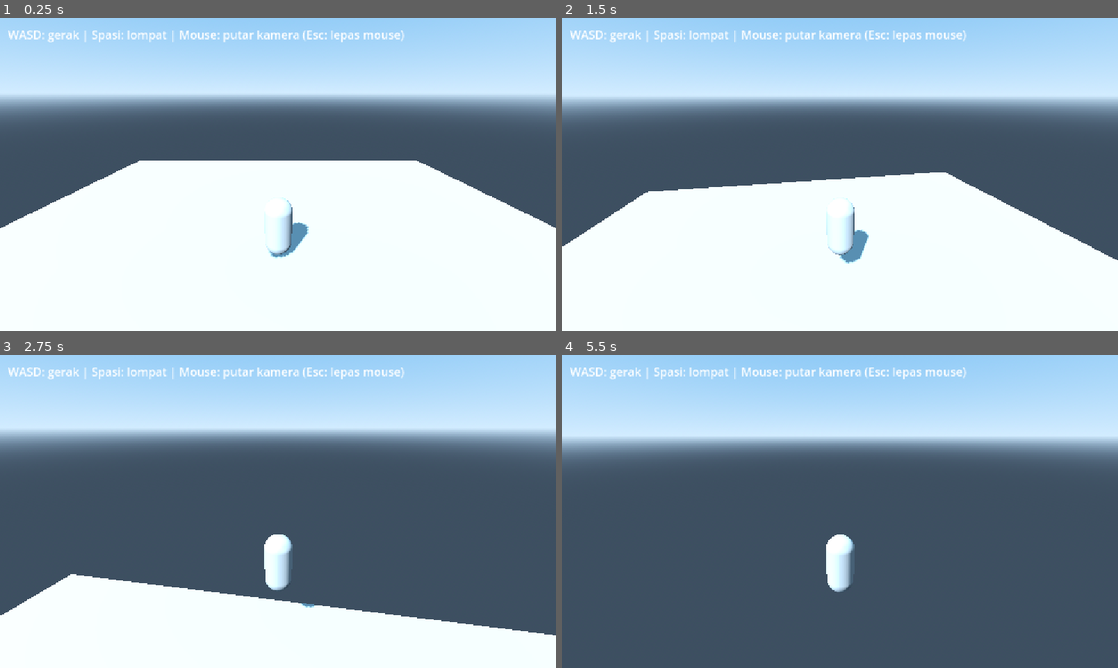
Above: before the commit, frames 1-4 (two rows, left to right).
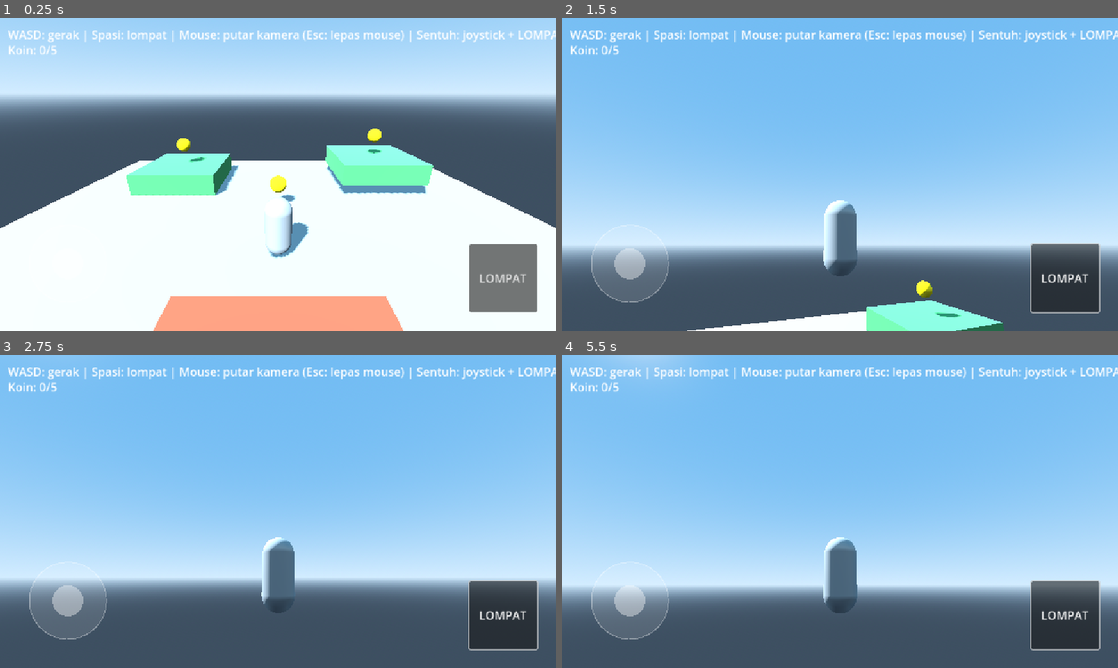
Above: after the commit, the same moments.

Repository: Zehna/godot-stater
Game: Godot game, scene res://scenes/main.tscn
Same seed, same stepped clock (60 frames per second), same inputs: the game is played once before the commit and once after it.
Inputs (mouse positions are in pixels of both pictures, inside the frame that each line leads up to):
- Up to frame 1 (0.25 s): no input
- Up to frame 2 (1.5 s): click (1062, 277) at 0.5 s, where only the run after the commit has a clickable "LOMPAT"; move the mouse to (867, 174) at 1.27 s; hold Up (move_forward) from 1.28 s (still down); tap Space (jump) at 1.35 s; click (867, 174) at 1.42 s
- Up to frame 3 (2.75 s): keep holding Up (move_forward); tap Space (jump) at 1.52, 1.82, 2.1, 2.27, 2.57 s; move the mouse to (250, 511) at 2.02 s; click (250, 511) at 2.17 s
- Up to frame 4 (5.5 s): keep holding Up (move_forward); move the mouse to (851, 505) at 2.77 s; tap Space (jump) at 2.85, 3.6, 3.77, 4.07, 4.35, 4.52, 4.82, 5, 5.1, 5.27 s; click (851, 505) at 2.92 s; move the mouse to (834, 517) at 3.52 s; click (834, 517) at 3.67 s; tap Enter at 4.25 s; move the mouse to (878, 514) at 4.27 s; click (878, 514) at 4.42 s; move the mouse to (795, 508) at 5.02 s; click (795, 508) at 5.17 s

The runs differ from the first frame. In frame 1, 13% of the frame differs, in the area x 1-100%, y 4-100%; in frame 2, 98%, in the area x 0-100%, y 0-100%; in frame 3, 96%; in frame 4, 80%.

Commit message:
feat: add coins, enemy, platforms and virtual joystick

Diff:
--- a/scenes/main.tscn
+++ b/scenes/main.tscn
@@ -1,7 +1,10 @@
-[gd_scene load_steps=9 format=3]
+[gd_scene load_steps=24 format=3]
 
 [ext_resource type="Script" path="res://scripts/main.gd" id="1"]
 [ext_resource type="Script" path="res://scripts/player.gd" id="2"]
+[ext_resource type="Script" path="res://scripts/coin.gd" id="3"]
+[ext_resource type="Script" path="res://scripts/enemy.gd" id="4"]
+[ext_resource type="Script" path="res://scripts/virtual_joystick.gd" id="5"]
 
 [sub_resource type="ProceduralSkyMaterial" id="ProceduralSkyMaterial_1"]
 sky_top_color = Color(0.35, 0.6, 0.9, 1)
@@ -17,19 +20,60 @@
 sky = SubResource("Sky_1")
 tonemap_mode = 2
 
-[sub_resource type="BoxMesh" id="BoxMesh_1"]
+[sub_resource type="BoxMesh" id="BoxMesh_Ground"]
 size = Vector3(20, 1, 20)
 
-[sub_resource type="BoxShape3D" id="BoxShape3D_1"]
+[sub_resource type="BoxShape3D" id="BoxShape3D_Ground"]
 size = Vector3(20, 1, 20)
 
-[sub_resource type="CapsuleMesh" id="CapsuleMesh_1"]
+[sub_resource type="CapsuleMesh" id="CapsuleMesh_Player"]
 radius = 0.4
 height = 1.8
 
-[sub_resource type="CapsuleShape3D" id="CapsuleShape3D_1"]
+[sub_resource type="CapsuleShape3D" id="CapsuleShape3D_Player"]
 radius = 0.4
 height = 1.8
+
+[sub_resource type="StandardMaterial3D" id="StandardMaterial3D_Platform"]
+albedo_color = Color(0.3, 0.6, 0.35, 1)
+
+[sub_resource type="BoxMesh" id="BoxMesh_Platform"]
+material = SubResource("StandardMaterial3D_Platform")
+size = Vector3(4, 1, 4)
+
+[sub_resource type="BoxShape3D" id="BoxShape3D_Platform"]
+size = Vector3(4, 1, 4)
+
+[sub_resource type="StandardMaterial3D" id="StandardMaterial3D_Obstacle"]
+albedo_color = Color(0.7, 0.3, 0.2, 1)
+
+[sub_resource type="BoxMesh" id="BoxMesh_Obstacle"]
+material = SubResource("StandardMaterial3D_Obstacle")
+size = Vector3(4, 1, 1)
+
+[sub_resource type="BoxShape3D" id="BoxShape3D_Obstacle"]
+size = Vector3(4, 1, 1)
+
+[sub_resource type="StandardMaterial3D" id="StandardMaterial3D_Gold"]
+albedo_color = Color(1, 0.84, 0, 1)
+
+[sub_resource type="SphereMesh" id="SphereMesh_Coin"]
+material = SubResource("StandardMaterial3D_Gold")
+radius = 0.35
+height = 0.7
+
+[sub_resource type="SphereShape3D" id="SphereShape3D_Coin"]
+radius = 0.5
+
+[sub_resource type="StandardMaterial3D" id="StandardMaterial3D_Enemy"]
+albedo_color = Color(0.9, 0.2, 0.2, 1)
+
+[sub_resource type="BoxMesh" id="BoxMesh_Enemy"]
+material = SubResource("StandardMaterial3D_Enemy")
+size = Vector3(1, 1.5, 1)
+
+[sub_resource type="BoxShape3D" id="BoxShape3D_Enemy"]
+size = Vector3(1, 1.5, 1)
 
 [node name="Main" type="Node3D"]
 script = ExtResource("1")
@@ -46,20 +90,110 @@
 position = Vector3(0, -0.5, 0)
 
 [node name="MeshInstance3D" type="MeshInstance3D" parent="Ground"]
-mesh = SubResource("BoxMesh_1")
+mesh = SubResource("BoxMesh_Ground")
 
 [node name="CollisionShape3D" type="CollisionShape3D" parent="Ground"]
-shape = SubResource("BoxShape3D_1")
+shape = SubResource("BoxShape3D_Ground")
+
+[node name="Platform1" type="StaticBody3D" parent="."]
+position = Vector3(-5, 0.5, -6)
+
+[node name="MeshInstance3D" type="MeshInstance3D" parent="Platform1"]
+mesh = SubResource("BoxMesh_Platform")
+
+[node name="CollisionShape3D" type="CollisionShape3D" parent="Platform1"]
+shape = SubResource("BoxShape3D_Platform")
+
+[node name="Platform2" type="StaticBody3D" parent="."]
+position = Vector3(5, 1, -6)
+
+[node name="MeshInstance3D" type="MeshInstance3D" parent="Platform2"]
+mesh = SubResource("BoxMesh_Platform")
+
+[node name="CollisionShape3D" type="CollisionShape3D" parent="Platform2"]
+shape = SubResource("BoxShape3D_Platform")
+
+[node name="Obstacle" type="StaticBody3D" parent="."]
+position = Vector3(0, 0.5, 3)
+
+[node name="MeshInstance3D" type="MeshInstance3D" parent="Obstacle"]
+mesh = SubResource("BoxMesh_Obstacle")
+
+[node name="CollisionShape3D" type="CollisionShape3D" parent="Obstacle"]
+shape = SubResource("BoxShape3D_Obstacle")
+
+[node name="Coin1" type="Area3D" parent="."]
+position = Vector3(0, 1, -3)
+script = ExtResource("3")
+
+[node name="MeshInstance3D" type="MeshInstance3D" parent="Coin1"]
+mesh = SubResource("SphereMesh_Coin")
+
+[node name="CollisionShape3D" type="CollisionShape3D" parent="Coin1"]
+shape = SubResource("SphereShape3D_Coin")
+
+[node name="Coin2" type="Area3D" parent="."]
+position = Vector3(-5, 2, -6)
+script = ExtResource("3")
+
+[node name="MeshInstance3D" type="MeshInstance3D" parent="Coin2"]
+mesh = SubResource("SphereMesh_Coin")
+
+[node name="CollisionShape3D" type="CollisionShape3D" parent="Coin2"]
+shape = SubResource("SphereShape3D_Coin")
+
+[node name="Coin3" type="Area3D" parent="."]
+position = Vector3(5, 2.5, -6)
+script = ExtResource("3")
+
+[node name="MeshInstance3D" type="MeshInstance3D" parent="Coin3"]
+mesh = SubResource("SphereMesh_Coin")
+
+[node name="CollisionShape3D" type="CollisionShape3D" parent="Coin3"]
+shape = SubResource("SphereShape3D_Coin")
+
+[node name="Coin4" type="Area3D" parent="."]
+position = Vector3(3, 1, 4)
+script = ExtResource("3")
+
+[node name="MeshInstance3D" type="MeshInstance3D" parent="Coin4"]
+mesh = SubResource("SphereMesh_Coin")
+
+[node name="CollisionShape3D" type="CollisionShape3D" parent="Coin4"]
+shape = SubResource("SphereShape3D_Coin")
+
+[node name="Coin5" type="Area3D" parent="."]
+position = Vector3(-3, 1, 5)
+script = ExtResource("3")
+
+[node name="MeshInstance3D" type="MeshInstance3D" parent="Coin5"]
+mesh = SubResource("SphereMesh_Coin")
+
+[node name="CollisionShape3D" type="CollisionShape3D" parent="Coin5"]
+shape = SubResource("SphereShape3D_Coin")
+
+[node name="Enemy" type="CharacterBody3D" parent="."]
+position = Vector3(0, 1, 6)
+script = ExtResource("4")
+patrol_min_x = -6.0
+patrol_max_x = 6.0
+speed = 2.5
+
+[node name="MeshInstance3D" type="MeshInstance3D" parent="Enemy"]
+mesh = SubResource("BoxMesh_Enemy")
+
+[node name="CollisionShape3D" type="CollisionShape3D" parent="Enemy"]
+shape = SubResource("BoxShape3D_Enemy")
 
 [node name="Player" type="CharacterBody3D" parent="."]
 position = Vector3(0, 1, 0)
 script = ExtResource("2")
 
 [node name="MeshInstance3D" type="MeshInstance3D" parent="Player"]
-mesh = SubResource("CapsuleMesh_1")
+mesh = SubResource("CapsuleMesh_Player")
 
 [node name="CollisionShape3D" type="CollisionShape3D" parent="Player"]
-shape = SubResource("CapsuleShape3D_1")
+shape = SubResource("CapsuleShape3D_Player")
 
 [node name="SpringArm3D" type="SpringArm3D" parent="Player"]
 position = Vector3(0, 1.6, 0)
@@ -75,7 +209,44 @@
 [node name="Label" type="Label" parent="HUD"]
 offset_left = 16.0
 offset_top = 16.0
-offset_right = 760.0
+offset_right = 900.0
 offset_bottom = 48.0
 theme_override_font_sizes/font_size = 24
-text = "WASD: gerak | Spasi: lompat | Mouse: putar kamera (Esc: lepas mouse)"
+text = "WASD: gerak | Spasi: lompat | Mouse: putar kamera (Esc: lepas mouse) | Sentuh: joystick + LOMPAT"
+
+[node name="ScoreLabel" type="Label" parent="HUD"]
+offset_left = 16.0
+offset_top = 48.0
+offset_right = 300.0
+offset_bottom = 80.0
+theme_override_font_sizes/font_size = 24
+text = "Koin: 0/5"
+
+[node name="StatusLabel" type="Label" parent="HUD"]
+offset_left = 16.0
+offset_top = 80.0
+offset_right = 600.0
+offset_bottom = 112.0
+theme_override_font_sizes/font_size = 24
+text = ""
+
+[node name="Joystick" type="Control" parent="HUD"]
+anchor_top = 1.0
+anchor_bottom = 1.0
+offset_left = 40.0
+offset_top = -240.0
+offset_right = 240.0
+offset_bottom = -40.0
+script = ExtResource("5")
+
+[node name="JumpButton" type="Button" parent="HUD"]
+anchor_left = 1.0
+anchor_top = 1.0
+anchor_right = 1.0
+anchor_bottom = 1.0
+offset_left = -180.0
+offset_top = -180.0
+offset_right = -40.0
+offset_bottom = -40.0
+theme_override_font_sizes/font_size = 24
+text = "LOMPAT"
--- /dev/null
+++ b/scripts/coin.gd
@@ -0,0 +1,27 @@
+extends Area3D
+## Koin 3D: berputar, hilang saat Player menyentuhnya, tambah skor di Main.
+## Hanya Player yang bisa mengambil (cek body.name).
+
+var collected: bool = false
+
+
+func _ready() -> void:
+	body_entered.connect(_on_body_entered)
+
+
+func _process(delta: float) -> void:
+	var mesh := $MeshInstance3D
+	if mesh:
+		mesh.rotation.y += delta * 2.0
+
+
+func _on_body_entered(body: Node3D) -> void:
+	if collected:
+		return
+	if body.name != "Player":
+		return
+	collected = true
+	var main := get_tree().current_scene
+	if main and main.has_method("add_coin"):
+		main.add_coin()
+	queue_free()
--- /dev/null
+++ b/scripts/enemy.gd
@@ -0,0 +1,29 @@
+extends CharacterBody3D
+## Musuh sederhana: patroli bolak-balik di sumbu X.
+## Sentuh Player -> Main.respawn_player() (Player kembali ke spawn).
+
+@export var speed: float = 2.5
+@export var patrol_min_x: float = -6.0
+@export var patrol_max_x: float = 6.0
+
+var direction: float = 1.0
+var gravity: float = ProjectSettings.get_setting("physics/3d/default_gravity") as float
+
+
+func _physics_process(delta: float) -> void:
+	if not is_on_floor():
+		velocity.y -= gravity * delta
+	velocity.x = direction * speed
+	velocity.z = 0.0
+	move_and_slide()
+	if global_position.x >= patrol_max_x:
+		direction = -1.0
+	elif global_position.x <= patrol_min_x:
+		direction = 1.0
+	for i in get_slide_collision_count():
+		var collider := get_slide_collision(i).get_collider()
+		if collider != null and collider.name == "Player":
+			var main := get_tree().current_scene
+			if main and main.has_method("respawn_player"):
+				main.respawn_player()
+			break
--- a/scripts/main.gd
+++ b/scripts/main.gd
@@ -1,11 +1,58 @@
 extends Node3D
+## Scene utama starter 3D: skor koin, respawn saat kena musuh,
+## tombol LOMPAT di HUD (sentuh) + joystick virtual (lihat virtual_joystick.gd).
 
-## Scene utama starter 3D. Ide pengembangan selanjutnya (pilih satu):
-## - Rintangan / platform (StaticBody3D) + koin (Area2D) + skor di HUD.
-## - Musuh sederhana (CharacterBody3D yang bergerak bolak-balik).
-## - Joystick virtual untuk kontrol sentuh di HP.
-## - Export ke Android (Project > Export > Android, butuh export template).
+var score: int = 0
+var total_coins: int = 5
+var spawn_position: Vector3 = Vector3(0, 1, 0)
+var status_timer: float = 0.0
+
+@onready var player: CharacterBody3D = $Player
+@onready var score_label: Label = $HUD/ScoreLabel
+@onready var status_label: Label = $HUD/StatusLabel
+@onready var jump_button: Button = $HUD/JumpButton
 
 
 func _ready() -> void:
+	_update_score_label()
+	jump_button.button_down.connect(_on_jump_button_down)
+	jump_button.button_up.connect(_on_jump_button_up)
 	print("Godot 4 Starter 3D siap. WASD gerak, Spasi lompat, mouse putar kamera.")
+
+
+func _process(delta: float) -> void:
+	if status_timer > 0.0:
+		status_timer -= delta
+		if status_timer <= 0.0:
+			status_label.text = ""
+
+
+func add_coin() -> void:
+	score += 1
+	_update_score_label()
+	if score >= total_coins:
+		show_status("Semua koin didapat!")
+
+
+func respawn_player() -> void:
+	player.global_position = spawn_position
+	player.velocity = Vector3.ZERO
+	player.rotation.y = 0.0
+	show_status("Kena musuh! Respawn di awal.")
+
+
+func show_status(text: String) -> void:
+	status_label.text = text
+	status_timer = 2.0
+
+
+func _update_score_label() -> void:
+	score_label.text = "Koin: %d/%d" % [score, total_coins]
+
+
+func _on_jump_button_down() -> void:
+	Input.action_press("jump")
+
+
+func _on_jump_button_up() -> void:
+	Input.action_release("jump")
--- a/scripts/player.gd
+++ b/scripts/player.gd
@@ -1,8 +1,8 @@
 extends CharacterBody3D
 
 ## Player third-person: gerak WASD relatif terhadap kamera, lompat Spasi,
-## kamera orbit via mouse (SpringArm3D). Di HP paling nyaman pakai keyboard
-## + mouse; sentuh saja belum ada joystick virtual di starter ini.
+## kamera orbit via mouse (SpringArm3D). Di HP: joystick virtual di kiri
+## bawah + tombol LOMPAT di kanan bawah (lihat virtual_joystick.gd, main.gd).
 
 @export var speed: float = 6.0
 @export var jump_velocity: float = 8.0
--- /dev/null
+++ b/scripts/virtual_joystick.gd
@@ -0,0 +1,75 @@
+extends Control
+## Joystick virtual untuk sentuh di HP (juga bisa drag mouse buat tes di PC).
+## Seret knob -> tekan Input action move_left/right/forward/back.
+## Atas = maju (move_forward), bawah = mundur, kiri/kanan sesuai arah.
+
+var radius: float = 80.0
+var knob_radius: float = 32.0
+var touch_index: int = -1
+var mouse_dragging: bool = false
+var knob_offset: Vector2 = Vector2.ZERO
+
+
+func _gui_input(event: InputEvent) -> void:
+	# Posisi event diubah ke koordinat lokal Control dulu — tanpa ini,
+	# posisi sentuh (koordinat viewport) akan salah arah di HP.
+	var local_event := make_input_local(event)
+	if event is InputEventScreenTouch:
+		if event.pressed:
+			touch_index = event.index
+			_update_knob(local_event.position)
+		elif event.index == touch_index:
+			touch_index = -1
+			knob_offset = Vector2.ZERO
+			_release_all()
+			queue_redraw()
+	elif event is InputEventScreenDrag and event.index == touch_index:
+		_update_knob(local_event.position)
+	elif event is InputEventMouseButton and event.button_index == MOUSE_BUTTON_LEFT:
+		if event.pressed:
+			mouse_dragging = true
+			_update_knob(local_event.position)
+		else:
+			mouse_dragging = false
+			knob_offset = Vector2.ZERO
+			_release_all()
+			queue_redraw()
+	elif event is InputEventMouseMotion and mouse_dragging:
+		_update_knob(local_event.position)
+
+
+func _update_knob(local_pos: Vector2) -> void:
+	var center := size * 0.5
+	var offset := local_pos - center
+	if offset.length() > radius:
+		offset = offset.normalized() * radius
+	knob_offset = offset
+	_apply_actions()
+	queue_redraw()
+
+
+func _apply_actions() -> void:
+	var v := knob_offset / radius
+	_set_action("move_left", -v.x)
+	_set_action("move_right", v.x)
+	_set_action("move_forward", -v.y)
+	_set_action("move_back", v.y)
+
+
+func _set_action(action: StringName, strength: float) -> void:
+	if strength > 0.2:
+		Input.action_press(action, clampf(strength, 0.0, 1.0))
+	else:
+		Input.action_release(action)
+
+
+func _release_all() -> void:
+	for a in ["move_left", "move_right", "move_forward", "move_back"]:
+		Input.action_release(a)
+
+
+func _draw() -> void:
+	var center := size * 0.5
+	draw_circle(center, radius, Color(1, 1, 1, 0.12))
+	draw_arc(center, radius, 0, TAU, 48, Color(1, 1, 1, 0.35), 2.0)
+	draw_circle(center + knob_offset, knob_radius, Color(1, 1, 1, 0.4))
